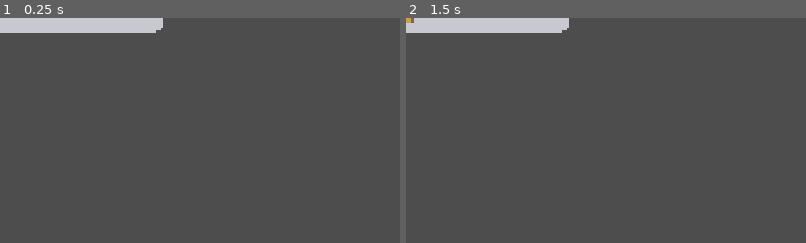
Above: before the commit, frames 1-2 (left to right).
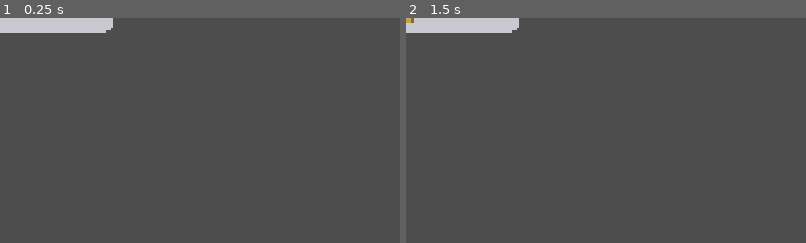
Above: after the commit, the same moments.

Repository: SnirNehemia/deeper
Game: Godot game, scene res://tests/test_claw.tscn
Two runs of this game, one before a commit and one after it. Both use one fixed random seed, a clock stepped at 60 frames per second and the inputs below. This scene is started directly instead of the project's main scene.
Inputs:
- Up to frame 1 (0.25 s): no input
- Up to frame 2 (1.5 s): tap Enter at 0.5 s; hold D from 0.53 s (still down); tap E at 0.6 s; tap Space at 0.77, 1.07, 1.25 s; tap Shift at 0.8, 1.35 s
The pictures show only the part of the screen within x 0-50%, y 0-50%; the shares and areas given below are measured in that part.

The runs differ from the first frame. In frame 1, 0.8% of the frame differs, in the area x 26-41%, y 0-7%; in frame 2, 0.8%.

Commit message:
M7-3: telescope is base collector; fix shop interact key (E/Shift buys)
sub_layout.gd: starting_layout() now places telescope_room at (-1,0)
instead of the claw_room stub.
module_catalog.gd: claw_room gets cost sc:5 + description, now
purchasable from the shop as an alternate collector arm.
dry_dock.gd: KEY_E and KEY_SHIFT added to shop buy branch so P1/P2
interact keys buy the selected room; hint text corrected (Q not Tab;
E/Enter for buy); telescope_room added to rotatable-room check.
test_layout.gd, test_geometry.gd: updated to expect telescope_room in
starting layout; claw_room references in comments/checks renamed.
test_claw.gd: added _new_claw_sub() helper that builds an explicit
claw_room layout; all claw test functions switched to _new_claw_sub()
so they remain independent of starting_layout().
test_water.gd, test_drowning.gd, test_repair.gd, test_turret.gd,
test_save_layout.gd: comment/string references updated from claw_room
to telescope_room (room 0 in the starting layout is now the telescope).

Co-Authored-By: Claude Sonnet 4.6 <noreply@anthropic.com>

Diff:
--- a/scripts/sub/module_catalog.gd
+++ b/scripts/sub/module_catalog.gd
@@ -12,7 +12,7 @@
 	return [
 		_room("helm", "Helm", Vector2i(1, 1), 0, true),
 		_room("tower", "Conning Tower", Vector2i(1, 1), 0, true),
-		_room("claw_room", "Claw Room", Vector2i(1, 1), 0, false),
+		_claw_room(),
 		_room("storage", "Storage Room", Vector2i(1, 1), 0, false),
 		_turret_room(),
 		_bullet_room(),
@@ -35,6 +35,17 @@
 	def.footprint = footprint
 	def.price = price
 	def.is_core = is_core
+	return def
+
+## The Claw Room (M7-3): a two-joint excavator arm. Now a purchasable alternate
+## collector; the telescope_room is the base loadout's default collector.
+static func _claw_room() -> ModuleDef:
+	var def := ModuleDef.new()
+	def.id = "claw_room"
+	def.display_name = "Claw Room"
+	def.description = "Two-joint excavator arm. Grab and dump salvage into the hold."
+	def.footprint = Vector2i(1, 1)
+	def.cost = {"sc": 5}
 	return def
 
 ## The Base Gun Room (M4-10, ROOM_SYSTEM.md §6 "Base gun room") — the first
--- a/scripts/sub/sub_layout.gd
+++ b/scripts/sub/sub_layout.gd
@@ -140,20 +140,19 @@
 
 ## M7 base sub — "telescope + control + bullet, tower above" (DECISIONS.md
 ## 2026-06-20). Replaces the six-room Minnow+: engine room retired (M7-1),
-## dedicated claw/storage rooms leave the base loadout. The claw_room here is
-## a temporary telescope stub (M7-1); it will be replaced by telescope_room
-## in M7-3. The turret_room and storage room are still purchasable from the shop.
+## dedicated claw/storage rooms leave the base loadout. The telescope_room is
+## the base collector from M7-3 onward; claw_room is a purchasable alternate.
+## The turret_room and storage room are still purchasable from the shop.
 ##
-##        [Tower (0,-1)]          y = -1
-## [Claw(-1,0)][Helm(0,0)][Bullet(1,0)]  y = 0  (stern -> bow)
-##  ^telescope stub^
+##        [Tower (0,-1)]                   y = -1
+## [Telescope(-1,0)][Helm(0,0)][Bullet(1,0)]  y = 0  (stern -> bow)
 static func starting_layout() -> SubLayout:
 	var layout := SubLayout.new()
 	layout.placements = [
-		Placement.new("claw_room", Vector2i(-1, 0), "left"),  # telescope stub (M7-3 swaps)
-		Placement.new("helm",        Vector2i(0,  0)),
-		Placement.new("bullet_room", Vector2i(1,  0), "right"),
-		Placement.new("tower",       Vector2i(0, -1)),
+		Placement.new("telescope_room", Vector2i(-1, 0), "left"),
+		Placement.new("helm",           Vector2i(0,  0)),
+		Placement.new("bullet_room",    Vector2i(1,  0), "right"),
+		Placement.new("tower",          Vector2i(0, -1)),
 	]
 	return layout
 
--- a/scripts/ui/dry_dock.gd
+++ b/scripts/ui/dry_dock.gd
@@ -95,7 +95,7 @@
 		KEY_DOWN, KEY_S:
 			if not _shop_entries.is_empty():
 				_shop_index = wrapi(_shop_index + 1, 0, _shop_entries.size())
-		KEY_ENTER, KEY_KP_ENTER, KEY_SPACE:
+		KEY_E, KEY_SHIFT, KEY_ENTER, KEY_KP_ENTER, KEY_SPACE:
 			if not _shop_entries.is_empty():
 				var entry: Dictionary = _shop_entries[_shop_index]
 				if entry["type"] == "pod":
@@ -399,7 +399,7 @@
 	if SaveData._is_relocatable(placed_def):
 		menu.append({"type": "return_room", "id": placed_id})
 	var rotatable := placed_def.has_firing_face or placed_id == "claw_room" \
-		or placed_id == "floodlight_room"
+		or placed_id == "telescope_room" or placed_id == "floodlight_room"
 	if rotatable and SaveData.rotate_room_violations(cell).is_empty():
 		menu.append({"type": "rotate_room", "id": placed_id})
 	if placed_def.can_host_pod and placed_id != "floodlight_room":
@@ -570,7 +570,7 @@
 		var hint := ""
 		match dock._mode:
 			DryDock.Mode.SHOP:
-				hint = "W/S select   Enter buy   Tab: assembly   Esc leave"
+				hint = "W/S select   E/Enter buy   Q: assembly   Esc leave"
 			DryDock.Mode.ASSEMBLY:
 				if dock._face_select:
 					hint = "Use/Arrows pick face   Interact attach   Esc cancel"
--- a/tests/test_claw.gd
+++ b/tests/test_claw.gd
@@ -41,6 +41,20 @@
 	add_child(sub)
 	return sub
 
+## Builds a sub with a claw_room explicitly, so claw tests are independent of
+## the starting_layout() (which now uses telescope_room as base collector).
+func _new_claw_sub() -> Sub:
+	var layout := SubLayout.new()
+	layout.placements = [
+		SubLayout.Placement.new("claw_room", Vector2i(-1, 0), "left"),
+		SubLayout.Placement.new("helm",      Vector2i(0,  0)),
+		SubLayout.Placement.new("tower",     Vector2i(0, -1)),
+	]
+	var sub := Sub.new()
+	sub.layout = layout
+	add_child(sub)
+	return sub
+
 func _find_claw(sub: Sub) -> ClawStation:
 	for child in sub.get_children():
 		if child is ClawStation:
@@ -59,7 +73,7 @@
 
 func _test_joint_controls() -> void:
 	print("[excavator joint controls]")
-	var sub := _new_sub()
+	var sub := _new_claw_sub()
 	await _frames(2)
 	var claw := _find_claw(sub)
 	_check(claw != null, "sub built a claw station")
@@ -87,7 +101,7 @@
 
 func _test_snap_and_dump() -> void:
 	print("[snap + dump]")
-	var sub := _new_sub()
+	var sub := _new_claw_sub()
 	sub.global_position = Vector2.ZERO
 	await _frames(2)
 	var claw := _find_claw(sub)
@@ -127,7 +141,7 @@
 
 func _test_carry() -> void:
 	print("[crew ferries a catch to storage]")
-	var sub := _new_sub()
+	var sub := _new_claw_sub()
 	await _frames(2)
 	# A loose catch sitting on the claw room floor at the drop hatch.
 	var item := SalvageItem.make_scrap(Vector2.ZERO)
@@ -174,7 +188,7 @@
 
 func _test_cage_capacity() -> void:
 	print("[cage capacity]")
-	var sub := _new_sub()
+	var sub := _new_claw_sub()
 	sub.global_position = Vector2.ZERO
 	await _frames(2)
 	var claw := _find_claw(sub)
@@ -195,7 +209,7 @@
 
 func _test_storage_cap() -> void:
 	print("[storage cap]")
-	var sub := _new_sub()
+	var sub := _new_claw_sub()
 	await _frames(2)
 	var cap: int = GameFeel.claw.storage_capacity
 	var accepted := 0
@@ -211,7 +225,7 @@
 
 func _test_no_hull_autocollect() -> void:
 	print("[no hull auto-collect]")
-	var sub := _new_sub()
+	var sub := _new_claw_sub()
 	sub.global_position = Vector2.ZERO
 	await _frames(2)
 	var item := SalvageItem.make_scrap(sub.global_position)
--- a/tests/test_drowning.gd
+++ b/tests/test_drowning.gd
@@ -45,14 +45,14 @@
 
 	var sub := Sub.new()
 	add_child(sub)
-	# Flood only the claw_room: the victim drowns there, but the helm room
+	# Flood only the telescope_room: the victim drowns there, but the helm room
 	# (the respawn point) stays dry long enough to verify full-air respawn —
 	# water creeps toward it only slowly over one door sill.
 	sub.water_levels = [1.0, 0.0, 0.0, 0.0]
 
 	var victim := Crew.new()
 	victim.player_index = 0
-	victim.position = Vector2(-SubGrid.CELL_W_PX, -60)  # claw_room — fully underwater
+	victim.position = Vector2(-SubGrid.CELL_W_PX, -60)  # telescope_room — fully underwater
 	sub.add_child(victim)
 
 	var buddy := Crew.new()
@@ -92,7 +92,7 @@
 
 	var crew := Crew.new()
 	crew.player_index = 0
-	crew.position = Vector2(-240, -60)  # flooded claw_room
+	crew.position = Vector2(-240, -60)  # flooded telescope_room
 	sub.add_child(crew)
 
 	await _seconds(2.0)  # hold breath for ~2s
--- a/tests/test_geometry.gd
+++ b/tests/test_geometry.gd
@@ -77,7 +77,7 @@
 func _test_doors_match_horizontal_adjacency() -> void:
 	print("[doors]")
 	var geo := SubGeometry.build(SubLayout.starting_layout())
-	# Horizontal neighbours: claw_room(-1,0)-helm(0,0), helm(0,0)-bullet_room(1,0) = 2 doorways.
+	# Horizontal neighbours: telescope_room(-1,0)-helm(0,0), helm(0,0)-bullet_room(1,0) = 2 doorways.
 	_check(geo.doors.size() == 2, "two doorways (the horizontally adjacent room pairs)")
 	# A door sits on the shared wall between its two cells.
 	var found := false
@@ -86,8 +86,8 @@
 			found = true
 			var left := _room_at(geo, Vector2i(-1, 0))
 			_check(is_equal_approx(door.wall_x, left.rect.position.x + left.rect.size.x),
-				"the claw_room-helm doorway is on their shared wall")
-	_check(found, "there is a claw_room<->helm doorway")
+				"the telescope_room-helm doorway is on their shared wall")
+	_check(found, "there is a telescope_room<->helm doorway")
 
 func _test_ladders_match_vertical_adjacency() -> void:
 	print("[ladders]")
--- a/tests/test_layout.gd
+++ b/tests/test_layout.gd
@@ -42,7 +42,7 @@
 func _test_catalog() -> void:
 	print("[module catalog]")
 	var ids := ["helm", "tower", "claw_room", "storage",
-		"turret_room", "bullet_room", "floodlight_pod"]
+		"turret_room", "bullet_room", "floodlight_pod", "telescope_room"]
 	for id in ids:
 		var def := ModuleCatalog.by_id(id)
 		_check(def != null, "catalog has a '%s' module" % id)
@@ -73,12 +73,12 @@
 	print("[starting layout]")
 	var layout := SubLayout.starting_layout()
 	_check(layout.placements.size() == 4,
-		"the M7 base sub has 4 placed modules (claw_room, helm, bullet_room, tower)")
+		"the M7 base sub has 4 placed modules (telescope_room, helm, bullet_room, tower)")
 
 	var ids: Array = []
 	for p in layout.placements:
 		ids.append(p.module_id)
-	for id in ["helm", "tower", "claw_room", "bullet_room"]:
+	for id in ["helm", "tower", "telescope_room", "bullet_room"]:
 		_check(id in ids, "the starting layout includes a '%s'" % id)
 
 	# Every placed module's id resolves in the catalog.
--- a/tests/test_repair.gd
+++ b/tests/test_repair.gd
@@ -51,7 +51,7 @@
 	add_child(sub)
 	var crew := Crew.new()
 	crew.player_index = 0
-	crew.position = Vector2(-240, -60)  # claw_room floor
+	crew.position = Vector2(-240, -60)  # telescope_room floor
 	sub.add_child(crew)
 	await _frames(30)  # settle on the floor
 
@@ -91,7 +91,7 @@
 	add_child(sub)
 	await _frames(2)
 
-	# Flood the claw_room with no breaches anywhere: it should drain.
+	# Flood the telescope_room with no breaches anywhere: it should drain.
 	sub.water_levels[0] = 0.5
 	await _frames(60)  # ~1s at the ~12s-to-empty rate
 	_check(sub.water_levels[0] < 0.5, "breach-free room drains on its own")
--- a/tests/test_save_layout.gd
+++ b/tests/test_save_layout.gd
@@ -86,7 +86,7 @@
 	# claw room's cell. On load it must recover (room back to inventory), not
 	# crash or wipe the save.
 	var broken := SubLayout.starting_layout()
-	broken.placements.append(SubLayout.Placement.new("storage", Vector2i(-1, 0)))  # overlaps claw_room
+	broken.placements.append(SubLayout.Placement.new("storage", Vector2i(-1, 0)))  # overlaps telescope_room
 	_check(not SubValidator.validate(broken)["ok"], "the hand-written layout is illegal")
 	_write_raw_save({
 		"banked_scrap": 5,
--- a/tests/test_turret.gd
+++ b/tests/test_turret.gd
@@ -218,7 +218,7 @@
 	print("[placed Bullet Room (M4-12)]")
 	var layout := SubLayout.starting_layout()
 	# Below helm(0,0): (0,1) facing "left" fires to (-1,1) exterior.
-	# (-1,1) is in the same row as (-1,0) claw_room? No — different rows (y=1 vs y=0).
+	# (-1,1) is in the same row as (-1,0) telescope_room? No — different rows (y=1 vs y=0).
 	# Rule 8: facing "left", only room in row y=1, so -1 is both min and max x ✓.
 	layout.placements.append(SubLayout.Placement.new("bullet_room", Vector2i(0, 1), "left"))
 	_check(SubValidator.validate(layout)["ok"], "the layout with a second placed bullet room is valid")
--- a/tests/test_water.gd
+++ b/tests/test_water.gd
@@ -44,18 +44,18 @@
 func _test_equalization() -> void:
 	print("[equalization]")
 	var sub := _new_sub()
-	# Room indices: 0=claw_room, 1=helm, 2=bullet_room, 3=tower.
-	# claw_room(0) and helm(1) are adjacent via a door.
+	# Room indices: 0=telescope_room, 1=helm, 2=bullet_room, 3=tower.
+	# telescope_room(0) and helm(1) are adjacent via a door.
 	sub.water_levels = [1.0, 0.0, 0.0, 0.0]
 
 	await _frames(2)
-	_check(sub.water_levels[0] < 1.0, "flooded claw_room loses water on the first tick")
+	_check(sub.water_levels[0] < 1.0, "flooded telescope_room loses water on the first tick")
 	_check(sub.water_levels[1] > 0.0, "helm (connected via door) gains water")
-	_check(sub.water_levels[2] == 0.0, "bullet_room (not directly connected to claw) unaffected on first tick")
+	_check(sub.water_levels[2] == 0.0, "bullet_room (not directly connected to telescope) unaffected on first tick")
 
 	await _frames(600)  # ~10s at 60fps
 	var spread := absf(sub.water_levels[0] - sub.water_levels[1])
-	_check(spread < 0.1, "claw_room and helm equalize within ~10s")
+	_check(spread < 0.1, "telescope_room and helm equalize within ~10s")
 	_check(sub.water_levels[2] > 0.05, "bullet_room eventually receives water via the helm")
 
 	sub.queue_free()
@@ -64,7 +64,7 @@
 func _test_conning_connection() -> void:
 	print("[conning connection]")
 	var sub := _new_sub()
-	# Room indices: 0=claw_room, 1=helm, 2=bullet_room, 3=tower.
+	# Room indices: 0=telescope_room, 1=helm, 2=bullet_room, 3=tower.
 	# Helm(1) connects to tower(3) via ladder — flood helm and confirm tower gets wet.
 	sub.water_levels = [0.0, 1.0, 0.0, 0.0]
 
@@ -80,7 +80,7 @@
 
 	# A puddle below the sill pools in its room and does NOT leak to a neighbour.
 	var sub := _new_sub()
-	sub.water_levels = [sill * 0.5, 0.0, 0.0, 0.0]  # claw_room, below knee height
+	sub.water_levels = [sill * 0.5, 0.0, 0.0, 0.0]  # telescope_room, below knee height
 	await _frames(120)
 	_check(sub.water_levels[1] < 0.001,
 		"water below the door sill stays pooled (no leak to the middle room)")
